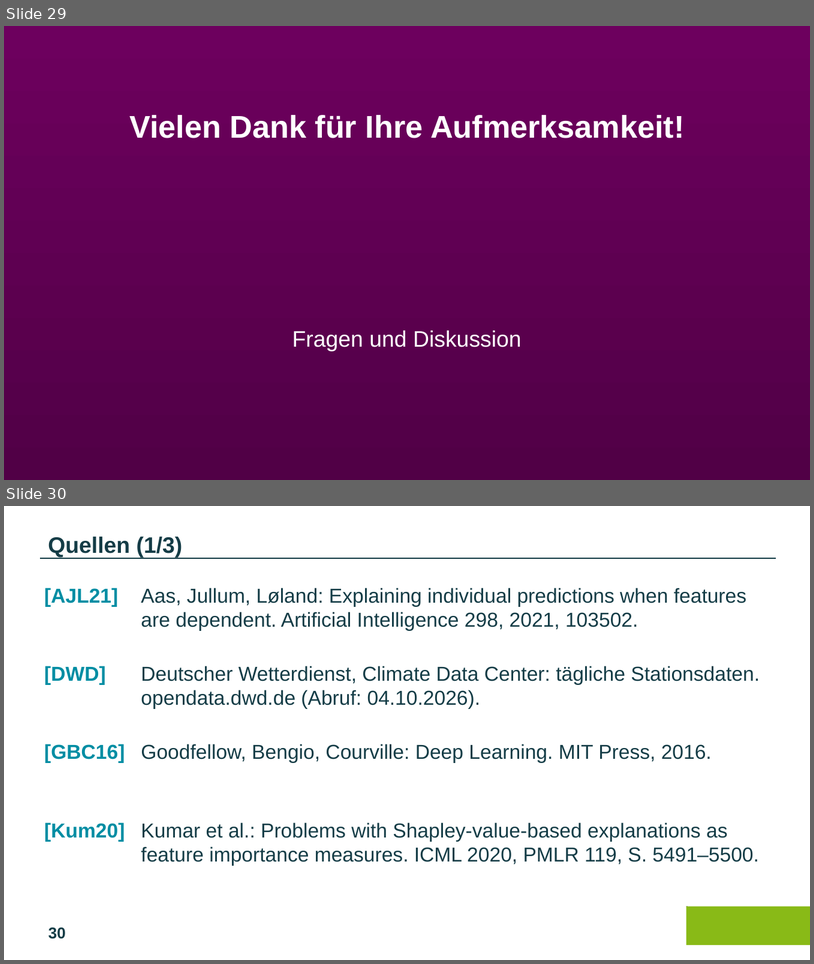
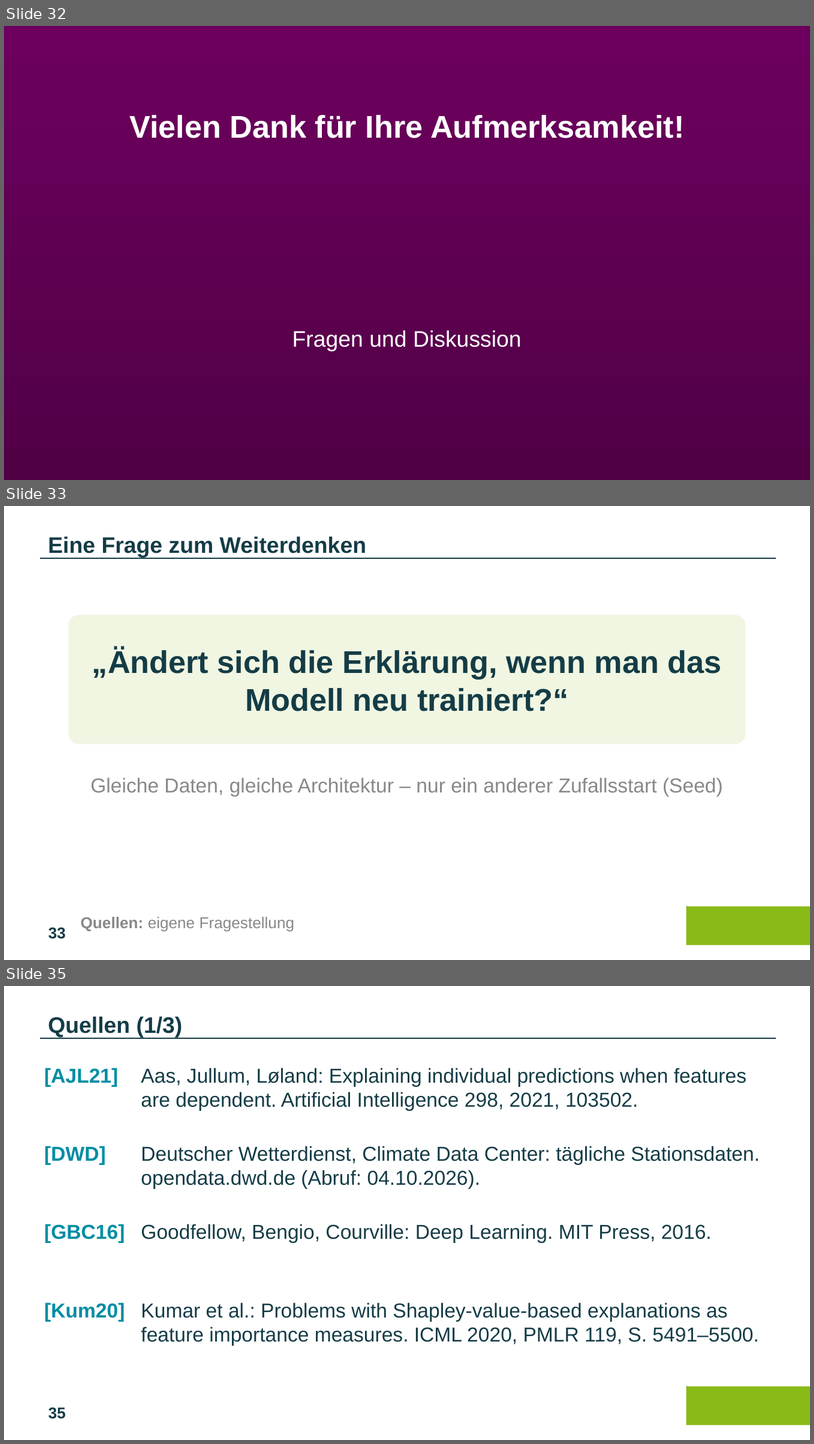
Before and after one commit to amk0098/shapley-mlp-seminar, a slide deck: slides/Shapley_MLP_Vortrag.pptx. Shown one above the other, each under a label of ours: slides 29 and 30 before the commit, slides 32, 33 and 35 after it; the slides between them are not shown. The pictures are 814x964 and 814x1444 pixels, drawn with LibreOffice and Linux fonts; fonts in the diff are those of the drawing; background and template pictures are left out. Boxes give left, top, right and bottom in pixels: in the first picture for what was removed or moved away, otherwise in the second. Text is boxed around its words. In the diff, an @@ line names an element or a change of style, - is before the commit and + after.

```diff
--- a/slides/Shapley_MLP_Vortrag.pptx
+++ b/slides/Shapley_MLP_Vortrag.pptx
@@ slide 33 added at (4,506,810,960), background #FFFFFF; not listed: 3 template elements that a slide beside it also shows @@
@@ text added at (48,537,366,558), 20 pt, text #143C46, bold @@
+Eine Frage zum Weiterdenken
@@ rounded rectangle added at (69,615,746,744), fill #F0F6E2, 28 pt, text #143C46, bold @@
+„Ändert sich die Erklärung, wenn man das Modell neu trainiert?“
@@ text added at (90,777,723,796), 18 pt, text #87888A @@
+Gleiche Daten, gleiche Architektur – nur ein anderer Zufallsstart (Seed)
@@ text added at (81,916,295,931), 14 pt, text #87888A @@
+Quellen: eigene Fragestellung
@@ what was slide 29 is now slide 32 @@
@@ what was slide 30 is now slide 35 @@
@@ page number at (48,1407,66,1419): text changed @@
-30
+35
```
Also in this commit, not shown: 2 slides changed, 4 other slides added, 6 other files.
